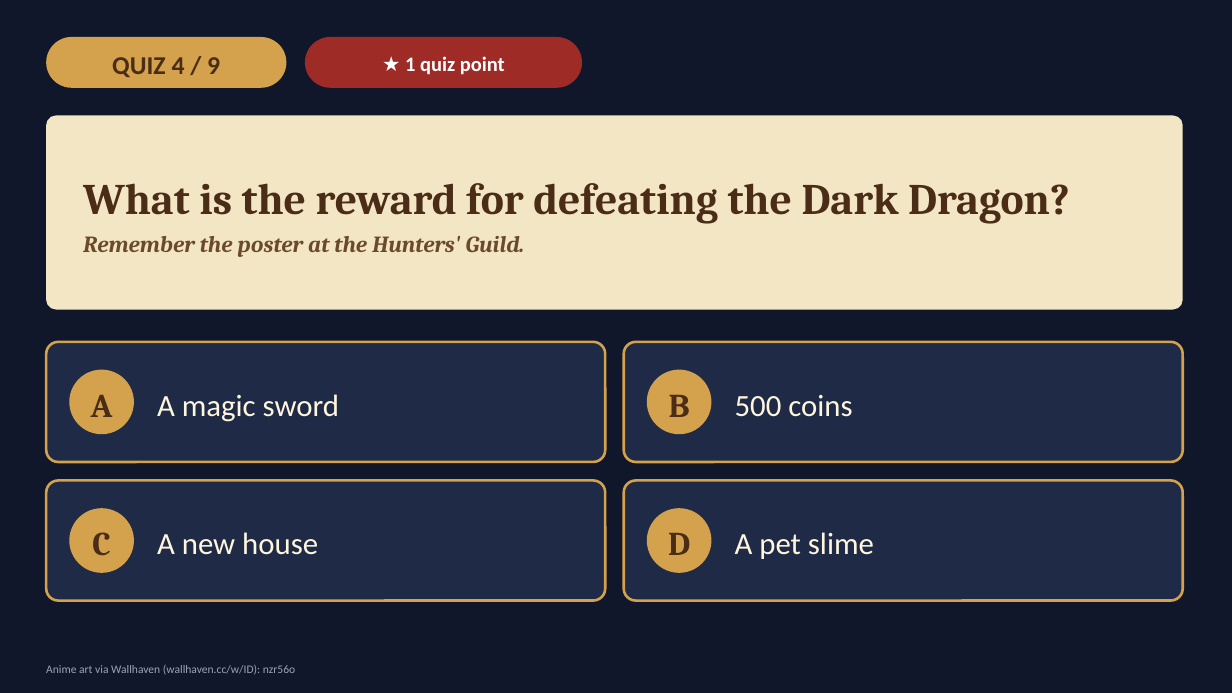
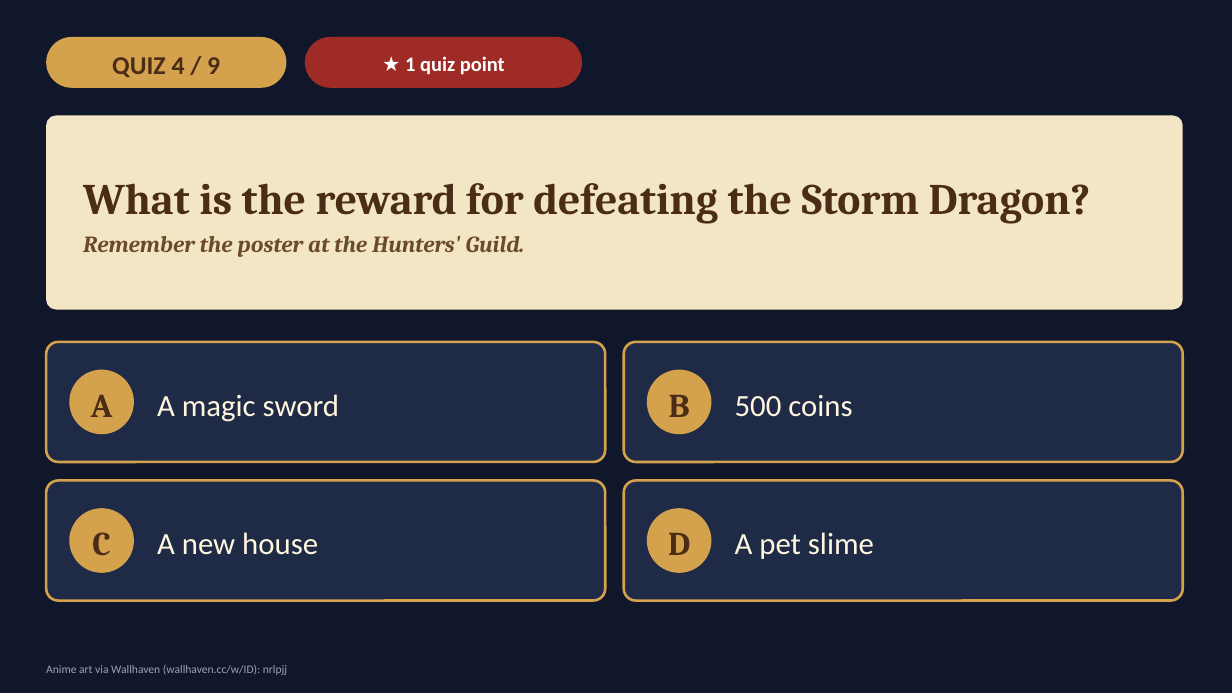
Before and after one commit to choivoo/-, a slide deck: slide 10 of Seonpig_Isekai_Adventure_Grade6_English_20slides.pptx. Drawn at 1232x693 pixels with LibreOffice and Linux fonts; fonts in the diff are those of the drawing; background and template pictures are left out. Boxes give left, top, right and bottom in pixels: in the first picture for what was removed or moved away, otherwise in the second. Text is boxed around its words. In the diff, an @@ line names an element or a change of style, - is before the commit and + after.

```diff
--- a/Seonpig_Isekai_Adventure_Grade6_English_20slides.pptx
+++ b/Seonpig_Isekai_Adventure_Grade6_English_20slides.pptx
@@ text at <box>83,183,1091,224</box>: text changed @@
-What is the reward for defeating the Dark Dragon?
+What is the reward for defeating the Storm Dragon?
@@ text at <box>46,665,287,675</box>: text changed @@
-Anime art via Wallhaven (wallhaven.cc/w/ID): nzr56o
+Anime art via Wallhaven (wallhaven.cc/w/ID): nrlpjj
```
Also in this commit, not shown: 6 other slides changed.
